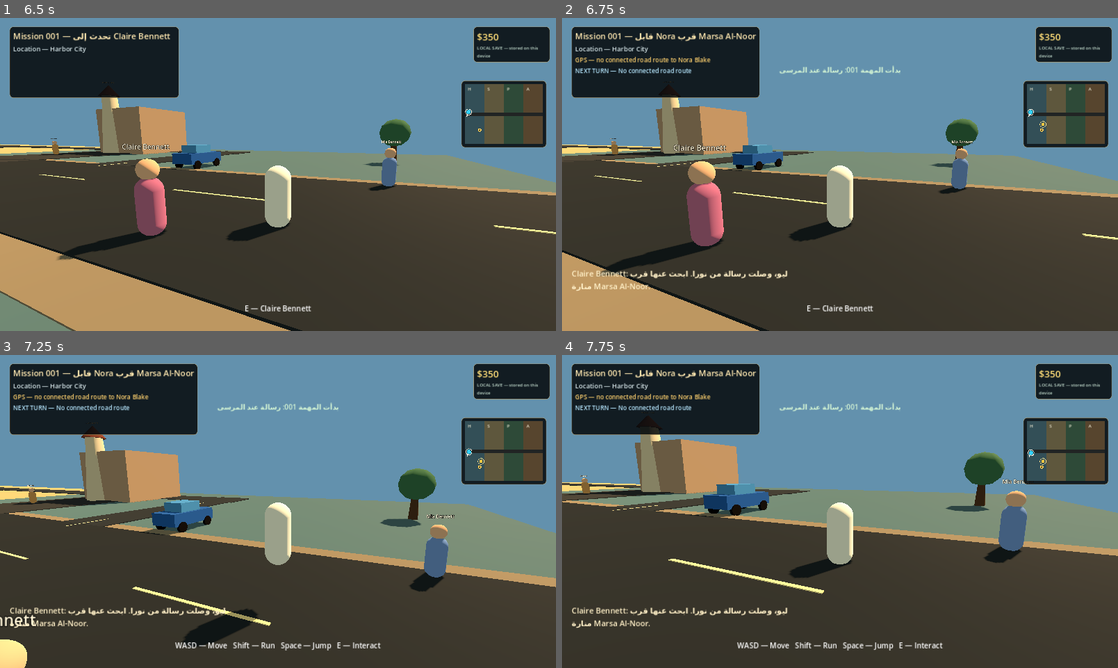
Above: before the commit, frames 1-4 (two rows, left to right).
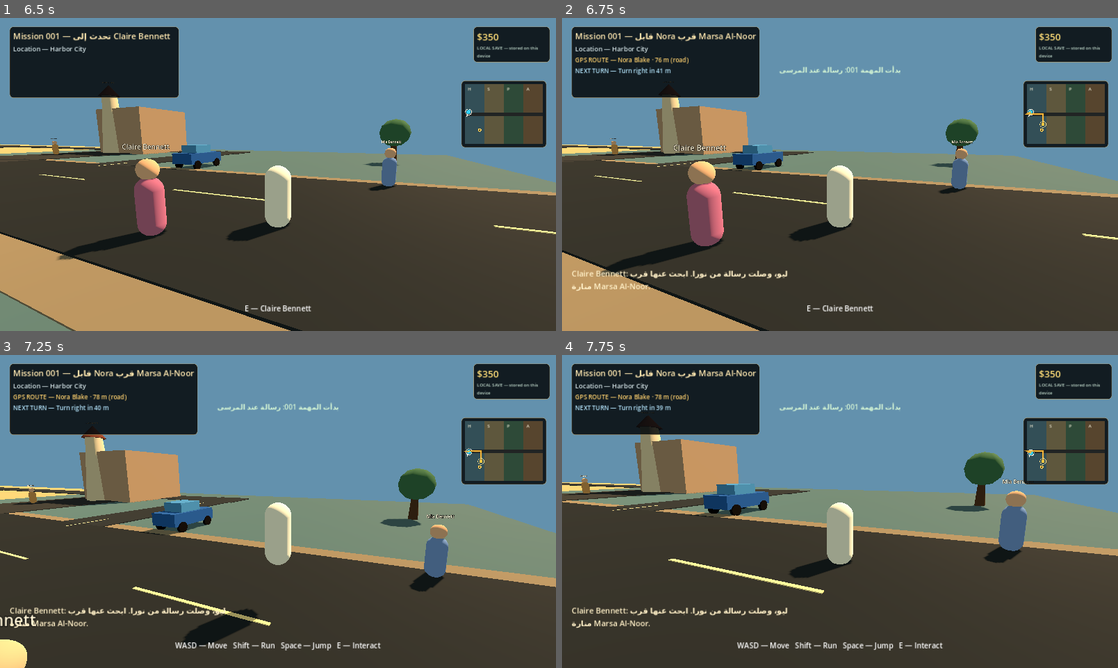
Above: after the commit, the same moments.

Repository: dzdfast-art/GTA-GHIBLI
Game: Godot game, scene res://scenes/main.tscn
Same seed, same stepped clock (60 frames per second), same inputs: the game is played once before the commit and once after it.
Inputs (mouse positions are in pixels of both pictures, inside the frame that each line leads up to):
- Up to frame 1 (6.5 s): tap Enter at 0.5, 3.5 s; move the mouse to (400, 158) at 0.52 s; hold D (move_right) 0.53-1.25 s; hold E (interact) 0.53-1.25 s; click (400, 158) at 0.67 s; tap Space (jump) at 0.77, 2, 3.77, 5 s; drag from (166, 190) to (250, 237) at 1.27 s; move the mouse to (333, 105) at 2.02 s; hold D (move_right) 2.03-2.75 s; hold E (interact) 2.03-2.75 s; drag from (250, 237) to (111, 127) at 2.77 s; move the mouse to (444, 221) at 3.52 s; hold A (move_left) 3.53-4.25 s; hold E (interact) 3.53-4.25 s; drag from (111, 127) to (194, 96) at 4.27 s; move the mouse to (305, 174) at 5.02 s; hold S (move_back) 5.03-5.75 s; hold E (interact) 5.03-5.75 s; click (305, 174) at 5.17 s; drag from (194, 96) to (166, 190) at 5.77 s
- Up to frame 2 (6.75 s): tap Enter at 6.5 s; move the mouse to (962, 158) at 6.52 s; hold W (move_forward) from 6.53 s (still down); hold E (interact) from 6.53 s (still down)
- Up to frame 3 (7.25 s): keep holding W (move_forward); keep holding E (interact); tap Space (jump) at 6.77 s
- Up to frame 4 (7.75 s): release W (move_forward) at 7.25 s; release E (interact) at 7.25 s; drag from (728, 527) to (812, 574) at 7.27 s

Frame 1 is identical in both runs. In frame 2, 0.4% of the frame differs, in the area x 4-87%, y 12-34%; in frame 3, 0.4%; in frame 4, 0.4%.

Commit message:
Keep nearby mission road nodes uniquely addressable

Diff:
--- a/web-edition/scripts/world/world_builder.gd
+++ b/web-edition/scripts/world/world_builder.gd
@@ -102,16 +102,17 @@
 	var nodes: Array[Dictionary] = []
 	var edges: Array[Dictionary] = []
 	var road_node_ids: Dictionary = {}
-	for x_value in unique_x_values:
-		var node_id := "road_%d" % roundi(x_value)
-		road_node_ids[roundi(x_value)] = node_id
+	for index in range(unique_x_values.size()):
+		var x_value: float = unique_x_values[index]
+		var node_id := "road_%03d" % index
+		road_node_ids[x_value] = node_id
 		nodes.append({"id": node_id, "position": Vector3(x_value, 0.0, 0.0), "kind": "road"})
 
 	for index in range(unique_x_values.size() - 1):
 		var from_x := unique_x_values[index]
 		var to_x := unique_x_values[index + 1]
-		var from_id := str(road_node_ids[roundi(from_x)])
-		var to_id := str(road_node_ids[roundi(to_x)])
+		var from_id := str(road_node_ids[from_x])
+		var to_id := str(road_node_ids[to_x])
 		edges.append({
 			"id": "road_segment_%02d" % index,
 			"from": from_id,
@@ -134,7 +135,7 @@
 		var center_node := _grid_node_id(grid_x, 0.0)
 		edges.append({
 			"id": "grid_connector_%d" % roundi(grid_x),
-			"from": str(road_node_ids[roundi(grid_x)]),
+			"from": str(road_node_ids[grid_x]),
 			"to": center_node,
 			"cost": 1.0
 		})
@@ -162,7 +163,7 @@
 	for point in points:
 		var point_id := str(point["id"])
 		var point_position: Vector3 = point["position"]
-		var road_node_id := str(road_node_ids[roundi(point_position.x)])
+		var road_node_id := str(road_node_ids[point_position.x])
 		var poi_node_id := "poi_" + point_id
 		nodes.append({"id": poi_node_id, "position": point_position, "kind": "poi"})
 		edges.append({
--- a/web-edition/tests/web_foundation_test.gd
+++ b/web-edition/tests/web_foundation_test.gd
@@ -106,6 +106,16 @@
 
 	var route_planner = load("res://scripts/world/route_planner.gd").new()
 	var road_graph: Dictionary = world.call("get_road_graph")
+	var nearby_market_road_x: Array[float] = []
+	for road_node in road_graph.get("nodes", []):
+		if str(road_node.get("kind", "")) != "road":
+			continue
+		var road_position: Vector3 = road_node.get("position", Vector3.ZERO)
+		if absf(road_position.x + 75.0) < 0.3:
+			nearby_market_road_x.append(road_position.x)
+	if nearby_market_road_x.size() != 2 or absf(nearby_market_road_x[0] - nearby_market_road_x[1]) < 0.01:
+		_fail("The Nora and Harbor Market noticeboard road access nodes were collapsed by rounded coordinates.")
+		return
 	if not bool(route_planner.call("configure", road_graph)):
 		_fail("The connected starter-road graph could not be configured.")
 		return
